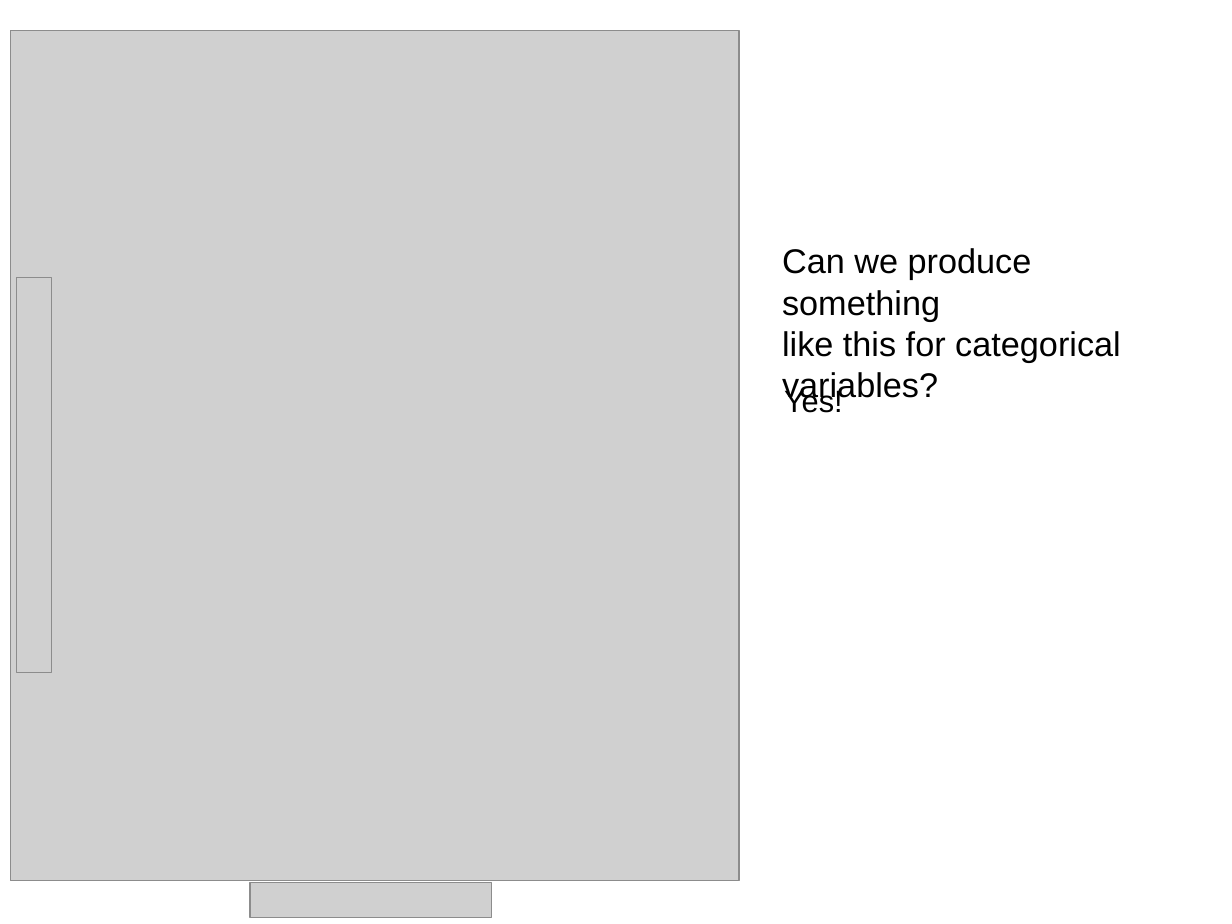
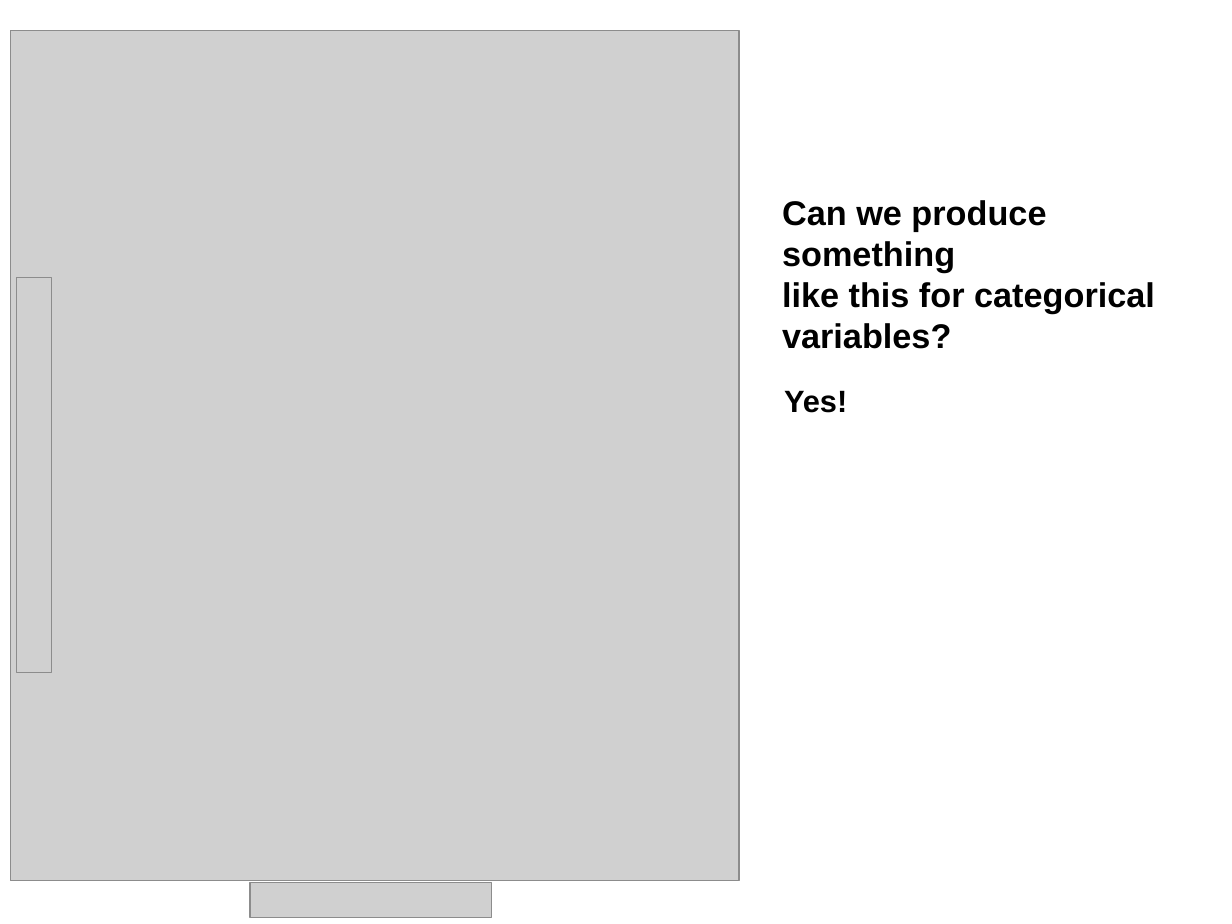
Before and after one commit to nayefahmad/2017.09.21-Exploring-correspondence-analysis, a slide deck: slide 5 of results/2017-09-22_Correspondence-analysis-for-nursing-unit-similarity.pptx. Drawn at 1232x924 pixels with LibreOffice and Linux fonts; fonts in the diff are those of the drawing; grey boxes stand for pictures; background and template pictures are left out. Boxes give left, top, right and bottom in pixels: in the first picture for what was removed or moved away, otherwise in the second. Text is boxed around its words. In the diff, an @@ line names an element or a change of style, - is before the commit and + after.

```diff
--- a/results/2017-09-22_Correspondence-analysis-for-nursing-unit-similarity.pptx
+++ b/results/2017-09-22_Correspondence-analysis-for-nursing-unit-similarity.pptx
@@ text "Can we produce something" at bbox=[782, 200, 1155, 349]: bold on @@
@@ text "Can we produce something": place and size @@
-text "Can we produce something" at bbox=[782, 248, 1121, 403]
+text "Can we produce something" at bbox=[782, 200, 1155, 349]
@@ text "Yes!" at bbox=[784, 390, 847, 413]: bold on @@
```
Also in this commit, not shown: 2 other slides changed, 10 slides added, 7 slides removed.
